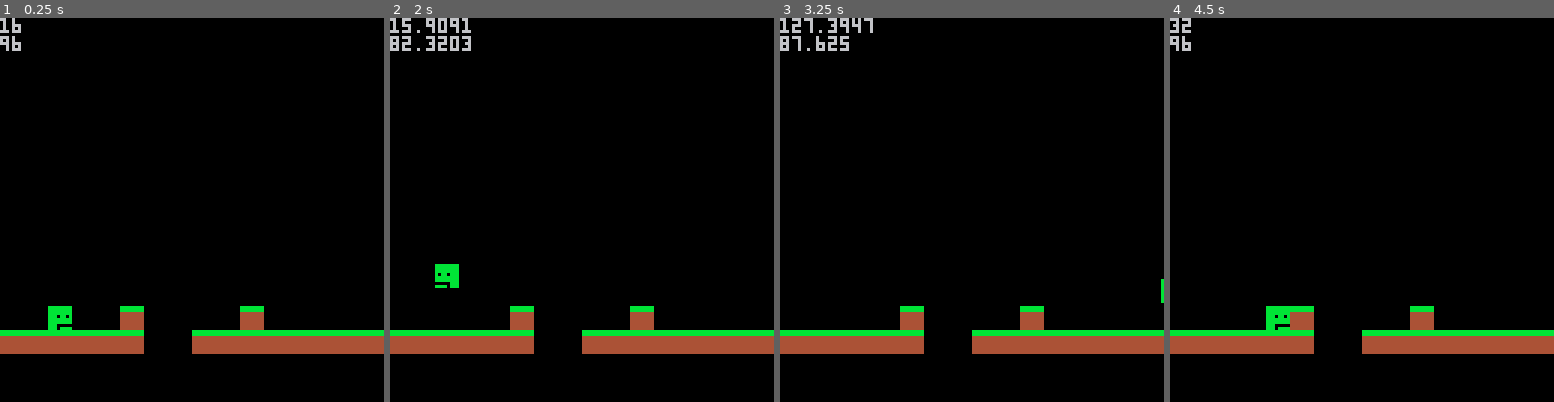
Above: before the commit, frames 1-4 (left to right).
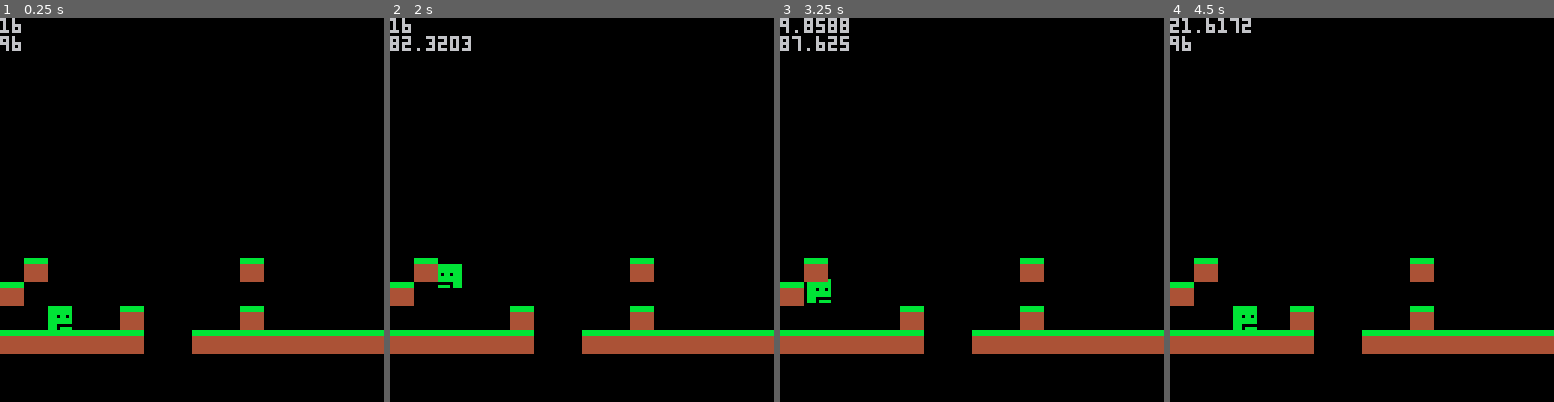
Above: after the commit, the same moments.

Repository: djkramnik/nintendont
Game: PICO-8 cartridge nintendont.p8
The game is run twice, just before and just after one commit, with the same random seed, the same clock (stepped at 60 frames per second) and the same inputs.
Inputs:
- Up to frame 1 (0.25 s): no input
- Up to frame 2 (2 s): tap O (Z key) at 0.33, 0.7, 1.43 s; tap X (X key) at 1.07 s; hold Left from 1.97 s (still down)
- Up to frame 3 (3.25 s): tap X (X key) every 0.33 s from 2.07 to 3.07 s; tap O (Z key) at 2.22, 3.1 s; release Left at 2.37 s; hold Right from 2.87 s (still down)
- Up to frame 4 (4.5 s): tap X (X key) every 0.33 s from 3.4 to 4.4 s; release Right at 3.53 s; tap O (Z key) at 3.98 s; hold Right from 4.13 s (still down)

The runs differ from the first frame. In frame 1, 1.2% of the frame differs, in the area x 0-69%, y 62-75%; in frame 2, 1.5%; in frame 3, 1.9%; in frame 4, 2.1%, in the area x 0-69%, y 0-82%.

Commit message:
bump head wip

Diff:
--- a/nintendont.p8
+++ b/nintendont.p8
@@ -120,6 +120,13 @@
     fallmax)
 
     vdisp=nxtvdisp
+
+    -- if on the way up (+vdisp?)
+    -- and bumph then
+    -- set bump head flag
+    -- set initv to 0
+    -- where ny is updated use bump head flag
+
   else
     v=0
     jtick=0
@@ -248,6 +255,19 @@
 end
 
 
+function bumph(x,y)
+ lx = x+1
+ rx = x+7
+ cxl = flr(lx/8)
+ cxr = flr(rx/8)
+ cy = flr(y/8)
+
+ lt = mget(cxl,cy) == 2
+ rt = mget(cxr,cy) == 2
+
+ return lt or rt
+end
+
 function bumpr(x,y)
   rx= x+8
   ry = y+4
@@ -304,9 +324,9 @@
 3000000000000000000000000000000000000000000000000000000000000000000000000000000000000000000000000000000000000000000000000000000000000000000000000000000000000000000000000000000000000000000000000000000000000000000000000000000000000000000000000000000000000000
 3000000000000000000000000000000000000000000000000000000000000000000000000000000000000000000000000000000000000000000000000000000000000000000000000000000000000000000000000000000000000000000000000000000000000000000000000000000000000000000000000000000000000000
 3000000000000000000000000000000000000000000000000000000000000000000000000000000000000000000000000000000000000000000000000000000000000000000000000000000000000000000000000000000000000000000000000000000000000000000000000000000000000000000000000000000000000000
-3000300000300000000000000000000000000000000000000000000000000000000000000000000000000000000000000000000000000000000000000000000000000000000000000000000000000000000000000000000000000000000000000000000000000000000000000000000000000000000000000000000000000000
-3000000000000000003000000000000000000000000000000000000000000000000000000000000000000000000000000000000000000000000000000000000000000000000000000000000000000000000000000000000000000000000000000000000000000000000000000000000000000000000000000000000000000000
+3002300000300000000002000000000000000000000000000000000000000000000000000000000000000000000000000000000000000000000000000000000000000000000000000000000000000000000000000000000000000000000000000000000000000000000000000000000000000000000000000000000000000000
+0200000000000000003000000000000000000000000000000000000000000000000000000000000000000000000000000000000000000000000000000000000000000000000000000000000000000000000000000000000000000000000000000000000000000000000000000000000000000000000000000000000000000000
 3000300000020000303002000000000000000000000000000000000000000000000000000000000000000000000000000000000000000000000000000000000000000000000000000000000000000000000000000000000000000000000000000000000000000000000000000000000000000000000000000000000000000000
-0202020202023030020202020202020230000000000000000000000000000000000000000000000000000000000000000000000000000000000000000000000000000000000000000000000000000000000000000000000000000000000000000000000000000000000000000000000000000000000000000000000000000000
-3000000000000000000000000000000000000000000000000000000000000000000000000000000000000000000000000000000000000000000000000000000000000000000000000000000000000000000000000000000000000000000000000000000000000000000000000000000000000000000000000000000000000000
-3000000000000000000000000000000000000000000000000000000000000000000000000000000000000000000000000000000000000000000000000000000000000000000000000000000000000000000000000000000000000000000000000000000000000000000000000000000000000000000000000000000000000000
+0202020202023030020202020202020202000000000000000000000000000000000000000000000000000000000000000000000000000000000000000000000000000000000000000000000000000000000000000000000000000000000000000000000000000000000000000000000000000000000000000000000000000000
+3000000000000000000000000000000000000000000000000000000000000000000000000000000000000000000000000000000000000000000000000000000000000000000000000000000000000000000000000000000000000000000000000000000000000000000000000000000000000000000000000000000000000000
+3000000000000000000000000000000000000000000000000000000000000000000000000000000000000000000000000000000000000000000000000000000000000000000000000000000000000000000000000000000000000000000000000000000000000000000000000000000000000000000000000000000000000000
